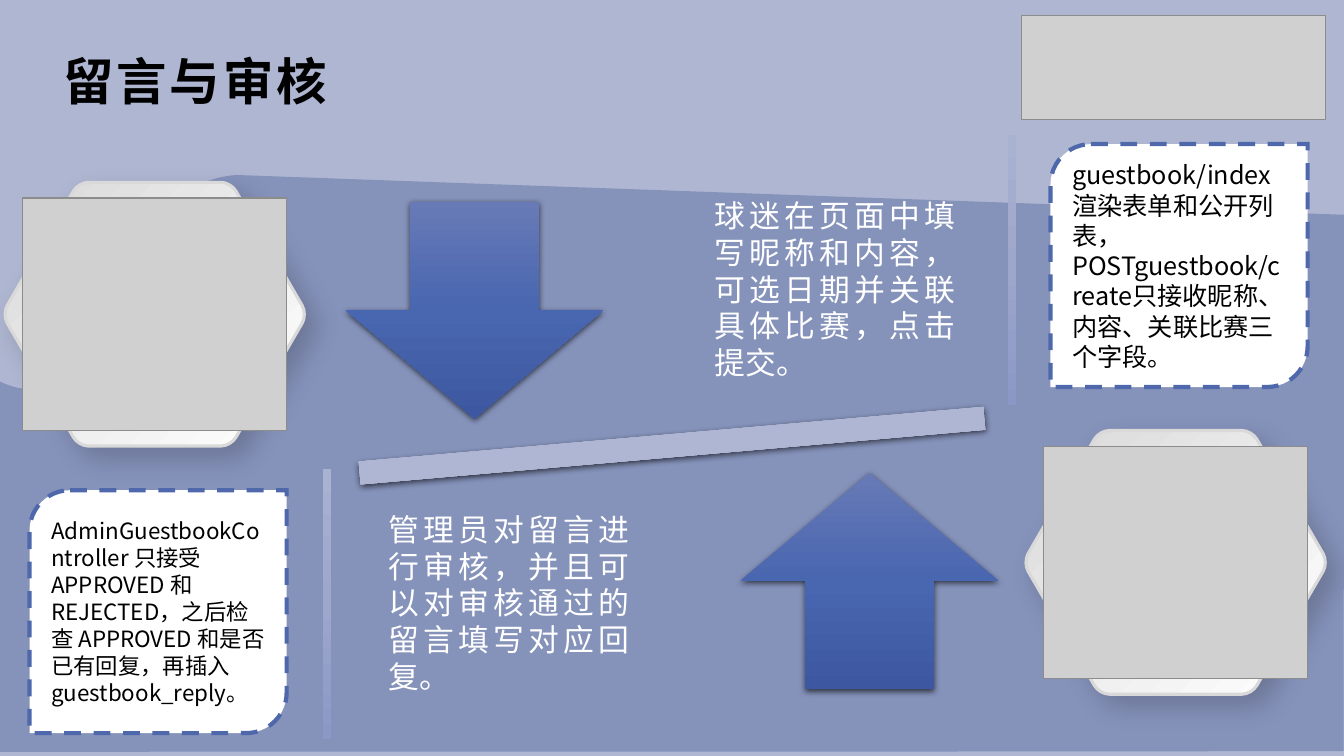
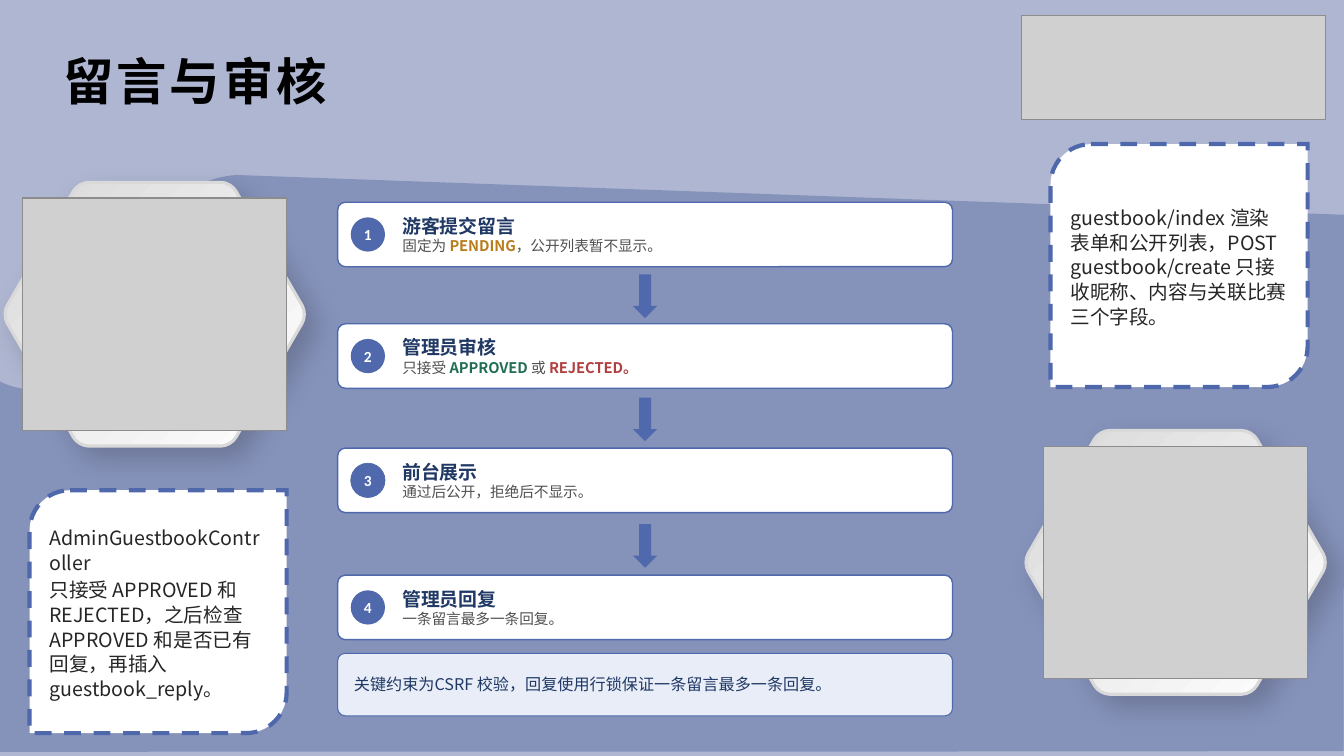
Before and after one commit to fengmian-coder/ITDB2026, a slide deck: slide 16 of data/team/62d791ac9ead14fb51f828a4452d259d.pptx. Drawn at 1344x756 pixels with LibreOffice and Linux fonts; fonts in the diff are those of the drawing; grey boxes stand for pictures. Boxes give left, top, right and bottom in pixels: in the first picture for what was removed or moved away, otherwise in the second. Text is boxed around its words. In the diff, an @@ line names an element or a change of style, - is before the commit and + after.

```diff
--- a/data/team/62d791ac9ead14fb51f828a4452d259d.pptx
+++ b/data/team/62d791ac9ead14fb51f828a4452d259d.pptx
@@ rectangle removed at (1008, 135, 1016, 405) @@
@@ rounded rectangle added at (338, 203, 953, 267), fill #FFFFFF, outline #4F69AC 1 pt, 10.5 pt, text #505050, bold @@
+游客提交留言
+固定为 PENDING，公开列表暂不显示。
@@ text in round diag rect at (1070, 208, 1286, 326): text changed; size 18 to 14 pt; text colour #000000 to #262626 @@
-guestbook/index 渲染表单和公开列表，POSTguestbook/create只接收昵称、内容、关联比赛三个字段。
+guestbook/index 渲染表单和公开列表，POST guestbook/create 只接收昵称、内容与关联比赛三个字段。
@@ ellipse added at (351, 218, 385, 252), fill #4F69AC, 11 pt, text #FFFFFF, bold @@
+1
@@ down arrow added at (633, 274, 657, 318), fill #4F69AC @@
@@ rounded rectangle added at (338, 324, 953, 388), fill #FFFFFF, outline #4F69AC 1 pt, 10.5 pt, text #B04040, bold @@
+管理员审核
+只接受 APPROVED 或 REJECTED。
@@ ellipse added at (351, 339, 385, 373), fill #4F69AC, 11 pt, text #FFFFFF, bold @@
+2
@@ down arrow added at (633, 397, 657, 441), fill #4F69AC @@
@@ rounded rectangle added at (338, 449, 953, 513), fill #FFFFFF, outline #4F68AC 1 pt, 10.5 pt, text #505050 @@
+前台展示
+通过后公开，拒绝后不显示。
@@ rectangle removed at (323, 469, 331, 739) @@
@@ ellipse added at (351, 464, 385, 498), fill #4F69AC, outline #4F68AC 0.5 pt, 11 pt, text #FFFFFF, bold @@
+3
@@ group removed at (242, 195, 1101, 691): 2 texts, 1 math minus, 1 down arrow, 1 up arrow @@
-球迷在页面中填写昵称和内容，可选日期并关联具体比赛，点击提交。
-管理员对留言进行审核，并且可以对审核通过的留言填写对应回复。
@@ down arrow added at (633, 524, 657, 568), fill #4F69AC @@
@@ text in round diag rect at (49, 580, 252, 701): text changed; size 16 to 14 pt; text colour #000000 to #262626 @@
-AdminGuestbookController 只接受 APPROVED 和 REJECTED，之后检查 APPROVED 和是否已有回复，再插入 guestbook_reply。
+AdminGuestbookController
+只接受 APPROVED 和 REJECTED，之后检查 APPROVED 和是否已有回复，再插入 guestbook_reply。
@@ rounded rectangle added at (338, 576, 953, 640), fill #FFFFFF, outline #4F69AC 1 pt, 10.5 pt, text #505050 @@
+管理员回复
+一条留言最多一条回复。
@@ ellipse added at (351, 591, 385, 625), fill #4F69AC, 11 pt, text #FFFFFF, bold @@
+4
@@ rounded rectangle added at (338, 653, 953, 716), fill #E8EDF7, outline #4F69AC 0.75 pt, 11.5 pt, text #1F3864 @@
+关键约束为CSRF 校验，回复使用行锁保证一条留言最多一条回复。
```
Also in this commit, not shown: 7 other slides changed, 2 other files.
